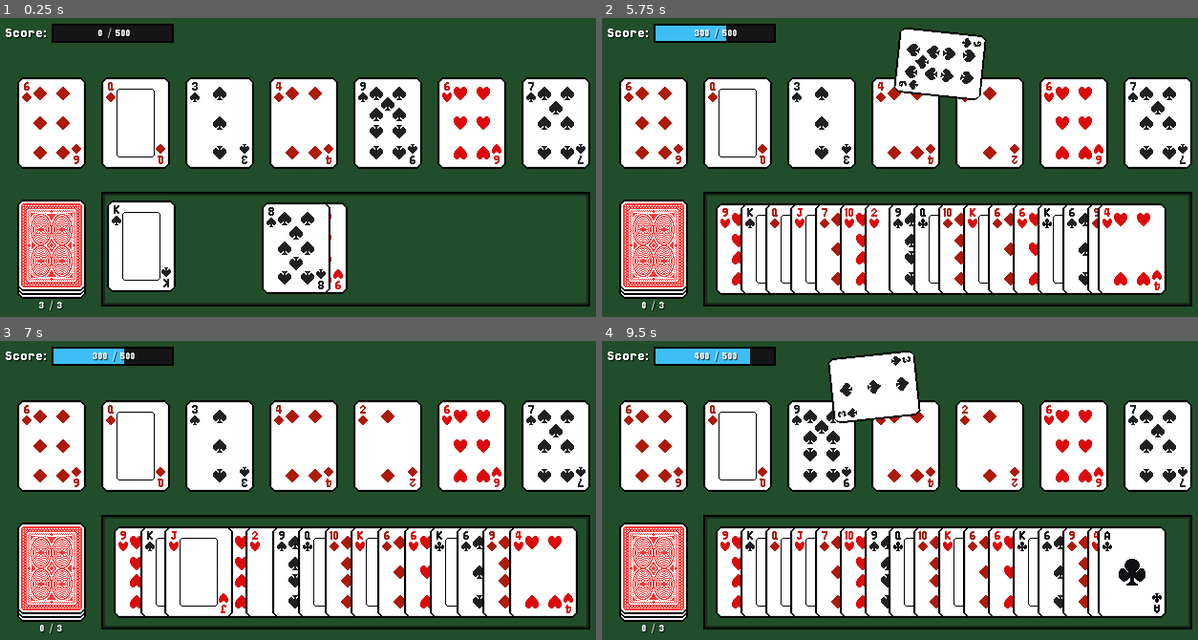
Above: before the commit, frames 1-4 (two rows, left to right).
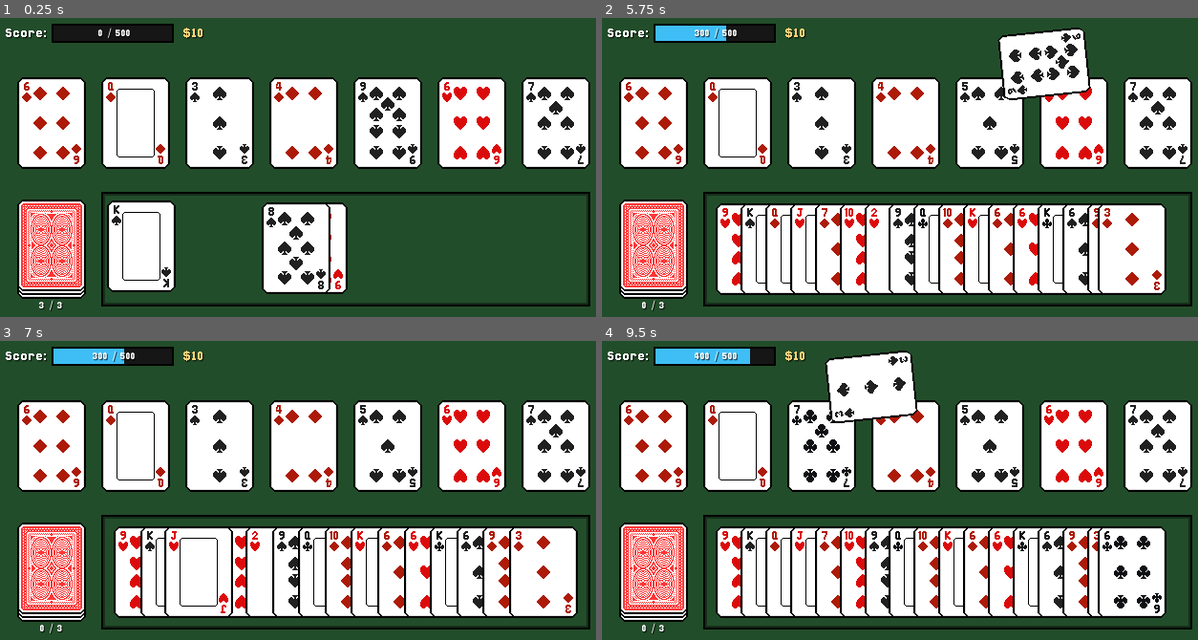
Above: after the commit, the same moments.

Repository: AyyBee123/Oristaile
Game: Godot game, scene res://Scenes/encounter.tscn
Same seed, same stepped clock (60 frames per second), same inputs: the game is played once before the commit and once after it.
Inputs (mouse positions are in pixels of both pictures, inside the frame that each line leads up to):
- Up to frame 1 (0.25 s): no input
- Up to frame 2 (5.75 s): click "3 / 3" at 0.5 s; click "2 / 3" at 1.25 s; click "1 / 3" at 2 s; click "0 / 3" at 2.75 s; click "0 / 3" at 3.5 s; click "0 / 3" at 4.25 s; tap Enter at 5 s; drag from (751, 248) to (965, 113) at 5.02 s
- Up to frame 3 (7 s): drag from (172, 571) to (274, 580) at 5.77 s; move the mouse to (196, 571) at 6.52 s; press the mouse at (196, 571) at 6.53 s
- Up to frame 4 (9.5 s): release the mouse at (798, 571) at 7.25 s; tap Space at 7.25 s; drag from (828, 571) to (721, 460) at 7.27 s; drag from (822, 571) to (935, 511) at 8.02 s; drag from (870, 571) to (816, 424) at 8.77 s

The runs differ from the first frame. In frame 1, less than 0.1% of the frame differs, in the area x 30-35%, y 3-8%; in frame 2, 6.8%, in the area x 30-94%, y 3-92%; in frame 3, 1.2%; in frame 4, 2.3%.

Commit message:
added money variable and label

Diff:
--- a/Scenes/encounter.tscn
+++ b/Scenes/encounter.tscn
@@ -239,4 +239,21 @@
 horizontal_alignment = 1
 vertical_alignment = 1
 
+[node name="EmptySpace" type="ColorRect" parent="HBoxContainer" unique_id=488629292]
+custom_minimum_size = Vector2(2, 0)
+layout_mode = 2
+mouse_filter = 2
+color = Color(1, 1, 1, 0)
+
+[node name="MoneyLabel" type="Label" parent="HBoxContainer" unique_id=1278159343]
+unique_name_in_owner = true
+layout_mode = 2
+theme_override_colors/font_color = Color(1, 0.81960785, 0.47058824, 1)
+theme_override_colors/font_shadow_color = Color(0, 0, 0, 0.5019608)
+theme_override_constants/shadow_offset_x = 1
+theme_override_constants/shadow_offset_y = 1
+theme_override_fonts/font = ExtResource("6_askxb")
+theme_override_font_sizes/font_size = 16
+text = "$0"
+
 [connection signal="pressed" from="DeckContainer/DeckPanel" to="." method="_on_deck_panel_pressed"]
--- a/Scripts/Game/card_slot.gd
+++ b/Scripts/Game/card_slot.gd
@@ -34,8 +34,8 @@
 	control.add_child(card)
 	control.global_position = global_position
 
-	var random_x: float = randf_range(32, 64)
-	random_x = -random_x if randf() < 0.5 else random_x
+	var random_x: float = RunData.rng.randf_range(32, 64)
+	random_x = -random_x if RunData.rng.randf() < 0.5 else random_x
 
 	# launch slot card
 	var tween: Tween = create_tween().bind_node(control)
--- a/Scripts/Game/encounter.gd
+++ b/Scripts/Game/encounter.gd
@@ -6,6 +6,7 @@
 @onready var points_progress_bar: TextureProgressBar = %PointsProgressBar
 @onready var current_points_label: Label = %CurrentPointsLabel
 @onready var draws_label: Label = %DrawsLabel
+@onready var money_label: Label = %MoneyLabel
 
 const CARD_SPACING: float = 36.0
 const DRAW_BUFFER: float = 0.1
@@ -21,12 +22,20 @@
 var points_to_win: int = 500
 var current_points: float = 0.0
 var current_draws: int
+var current_money: float
 
 
 func _ready() -> void:
 	current_draws = RunData.cards_to_draw
 	points_progress_bar.max_value = points_to_win
 
+	current_money = RunData.money
+	RunData.money_value_changed.connect(func(v: int):
+		var money_tween: Tween = create_tween()
+		money_tween.set_trans(Tween.TRANS_QUAD)
+		money_tween.set_ease(Tween.EASE_OUT)
+		money_tween.tween_property(self, "current_money", float(v), 0.4)
+	)
 
 	for card in RunData.deck:
 		current_deck.append(card.duplicate())
@@ -45,6 +54,7 @@
 		held_card.global_position = held_card.global_position.lerp(
 			get_viewport().get_mouse_position() - held_card.size / 2.0, delta * 20
 		)
+	money_label.text = "$%d" % int(current_money)
 
 
 func _on_deck_panel_pressed() -> void:
--- a/Scripts/Globals/run_data.gd
+++ b/Scripts/Globals/run_data.gd
@@ -1,10 +1,17 @@
 extends Node
+
+signal money_value_changed(amount: int)
 
 var starting_deck: DeckResource = preload("uid://bytne242bwqw5")
 var deck: Array[CardResource]
 var cards_to_draw_at_start: int # number of cards that get drawn at the start of a round
 var cards_to_draw: int # number of cards that are drawn when clicking the deck panel
 var draws_per_round: int # number of times the deck panel can be clicked in one round
+var money: int: # amount of money the player has (to buy items, cards, and other upgrades)
+	set(v):
+		money = v
+		money_value_changed.emit(v)
+
 var rng: RandomNumberGenerator
 
 var base_points_per_card: float = 100.0
@@ -22,6 +29,7 @@
 	cards_to_draw_at_start = 8
 	cards_to_draw = 3
 	draws_per_round = 3
+	money = 10
 
 
 func create_deck() -> void:
